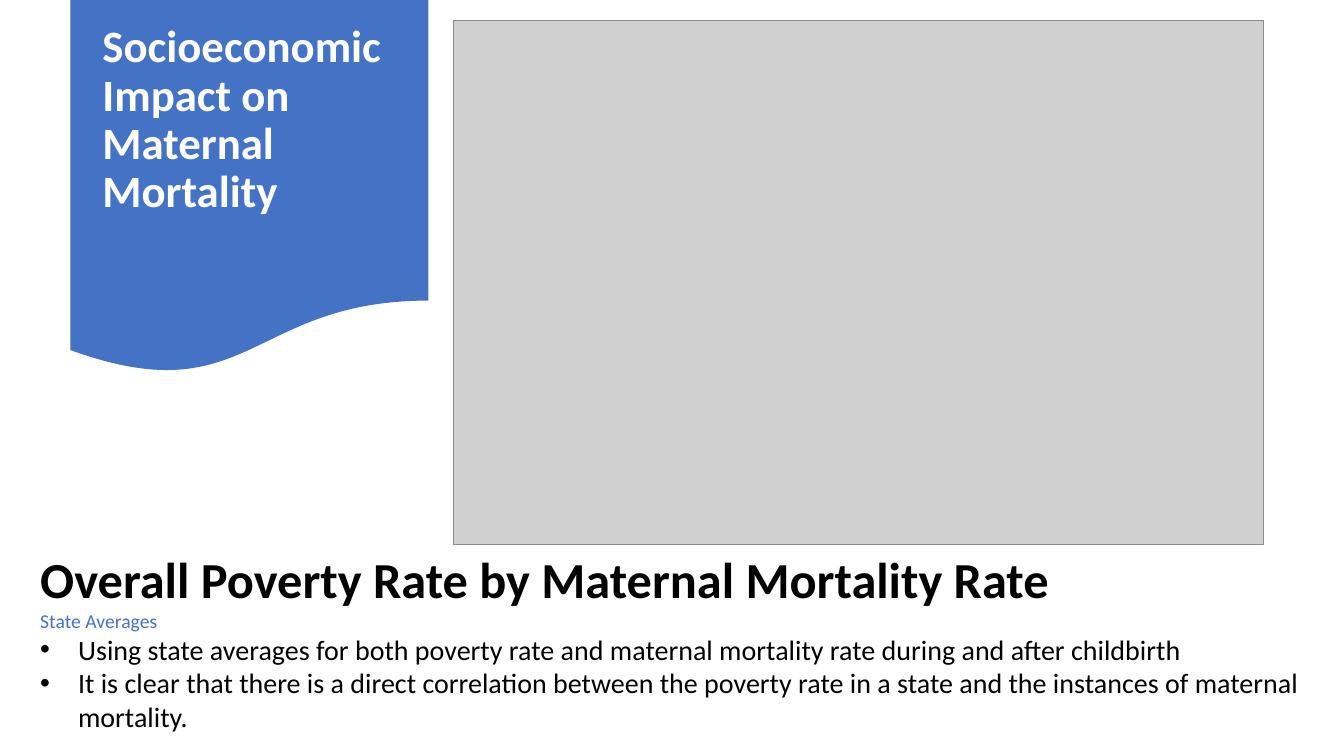
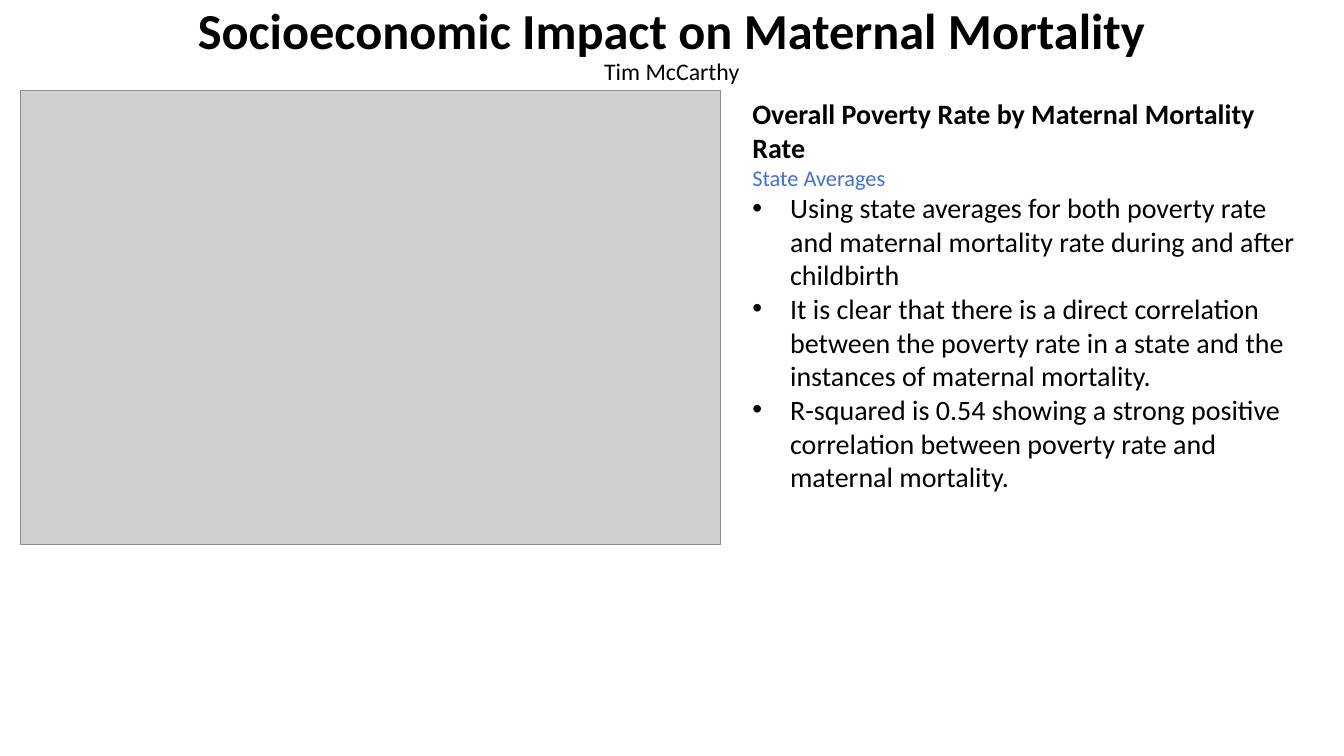
Before and after one commit to parrisburton715/project-one, a slide deck: slide 2 of Project Plan.pptx. Drawn at 1344x756 pixels with LibreOffice and Linux fonts; fonts in the diff are those of the drawing; grey boxes stand for pictures. Boxes give left, top, right and bottom in pixels: in the first picture for what was removed or moved away, otherwise in the second. Text is boxed around its words. In the diff, an @@ line names an element or a change of style, - is before the commit and + after.

```diff
--- a/Project Plan.pptx
+++ b/Project Plan.pptx
@@ flow chart document removed at (71, 0, 429, 375) @@
@@ text "Socioeconomic Impact on Maternal Mortality": place and size @@
-text "Socioeconomic Impact on Maternal Mortality" at (102, 30, 380, 214)
+text "Socioeconomic Impact on Maternal Mortality" at (198, 13, 1145, 57)
@@ text "Socioeconomic Impact on Maternal Mortality" at (198, 13, 1145, 57): size 32 to 36 pt, text colour #FFFFFF to #000000; alignment left to centre; line spacing 0.9 to 0.8; vertical alignment top to bottom @@
@@ text added at (604, 63, 740, 84), 17 pt, text #000000 @@
+Tim McCarthy
@@ picture: place and size @@
-picture at (454, 20, 1264, 544)
+picture at (20, 91, 721, 544)
@@ text "Overall Poverty Rate by Maternal ...": place and size @@
-text "Overall Poverty Rate by Maternal ..." at (40, 562, 1298, 732)
+text "Overall Poverty Rate by Maternal ..." at (752, 104, 1294, 492)
@@ text at (752, 104, 1255, 190): size 36 to 20 pt in "Overall Poverty Rate by Maternal Mortality Rate"; size 14 to 16 pt in "State Averages" @@
@@ text at (790, 400, 1280, 492): paragraph added @@
+• R-squared is 0.54 showing a strong positive correlation between poverty rate and maternal mortality.
```
Also in this commit, not shown: 3 other slides changed, 1 other file.
